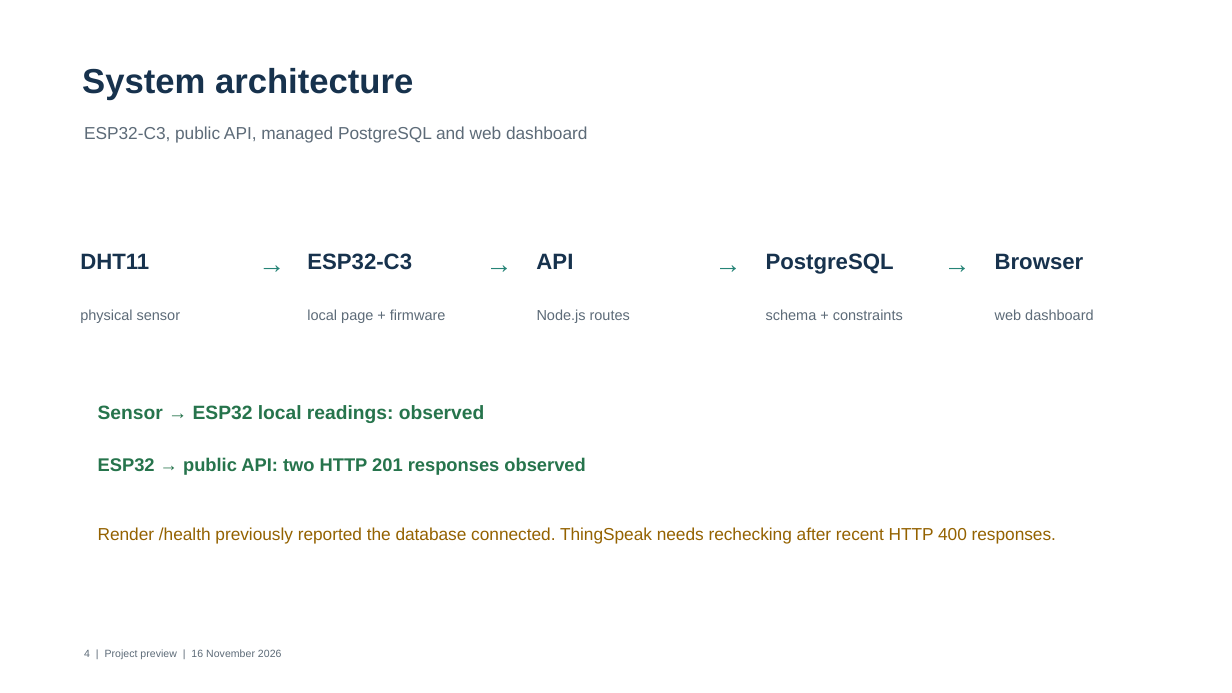
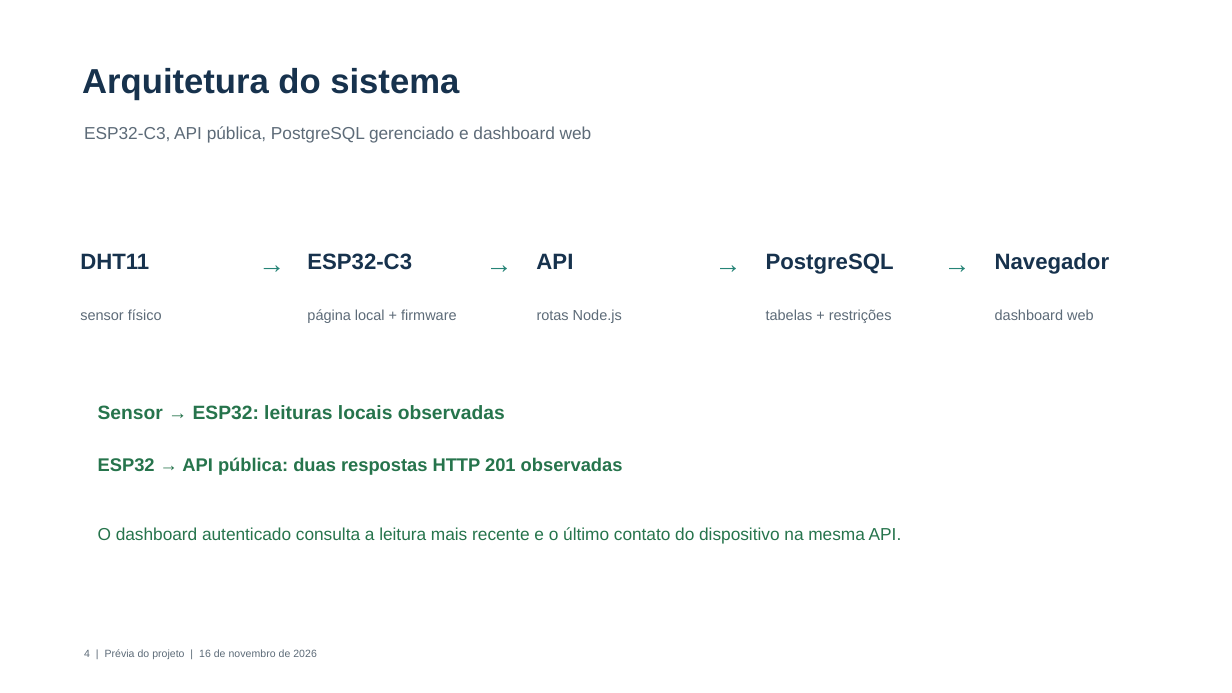
Before and after one commit to JoelsonJose/Monitoramento-de-Temperatura-e-Umidade, a slide deck: slide 4 of entregas/Apresentacao_Previa_IoT.pptx. Drawn at 1232x693 pixels with LibreOffice and Linux fonts; fonts in the diff are those of the drawing. Boxes give left, top, right and bottom in pixels: in the first picture for what was removed or moved away, otherwise in the second. Text is boxed around its words. In the diff, an @@ line names an element or a change of style, - is before the commit and + after.

```diff
--- a/entregas/Apresentacao_Previa_IoT.pptx
+++ b/entregas/Apresentacao_Previa_IoT.pptx
@@ text at (82, 68, 459, 100): text changed @@
-System architecture
+Arquitetura do sistema
@@ text at (84, 126, 592, 143): text changed @@
-ESP32-C3, public API, managed PostgreSQL and web dashboard
+ESP32-C3, API pública, PostgreSQL gerenciado e dashboard web
@@ text at (995, 253, 1109, 274): text changed @@
-Browser
+Navegador
@@ text at (80, 309, 162, 320): text changed @@
-physical sensor
+sensor físico
@@ text at (307, 309, 457, 323): text changed @@
-local page + firmware
+página local + firmware
@@ text at (537, 309, 622, 323): text changed @@
-Node.js routes
+rotas Node.js
@@ text at (766, 309, 892, 323): text changed @@
-schema + constraints
+tabelas + restrições
@@ text at (995, 309, 1094, 320): text changed @@
-web dashboard
+dashboard web
@@ text at (98, 405, 505, 420): text changed @@
-Sensor → ESP32 local readings: observed
+Sensor → ESP32: leituras locais observadas
@@ text at (98, 457, 623, 475): text changed @@
-ESP32 → public API: two HTTP 201 responses observed
+ESP32 → API pública: duas respostas HTTP 201 observadas
@@ text at (98, 527, 902, 543): text changed; text colour #946200 to #26744C @@
-Render /health previously reported the database connected. ThingSpeak needs rechecking after recent HTTP 400 responses.
+O dashboard autenticado consulta a leitura mais recente e o último contato do dispositivo na mesma API.
@@ text at (84, 649, 317, 659): text changed @@
-4 | Project preview | 16 November 2026
+4 | Prévia do projeto | 16 de novembro de 2026
```
Also in this commit, not shown: 3 other slides changed, 2 slides added, 2 slides removed, 11 other files.
